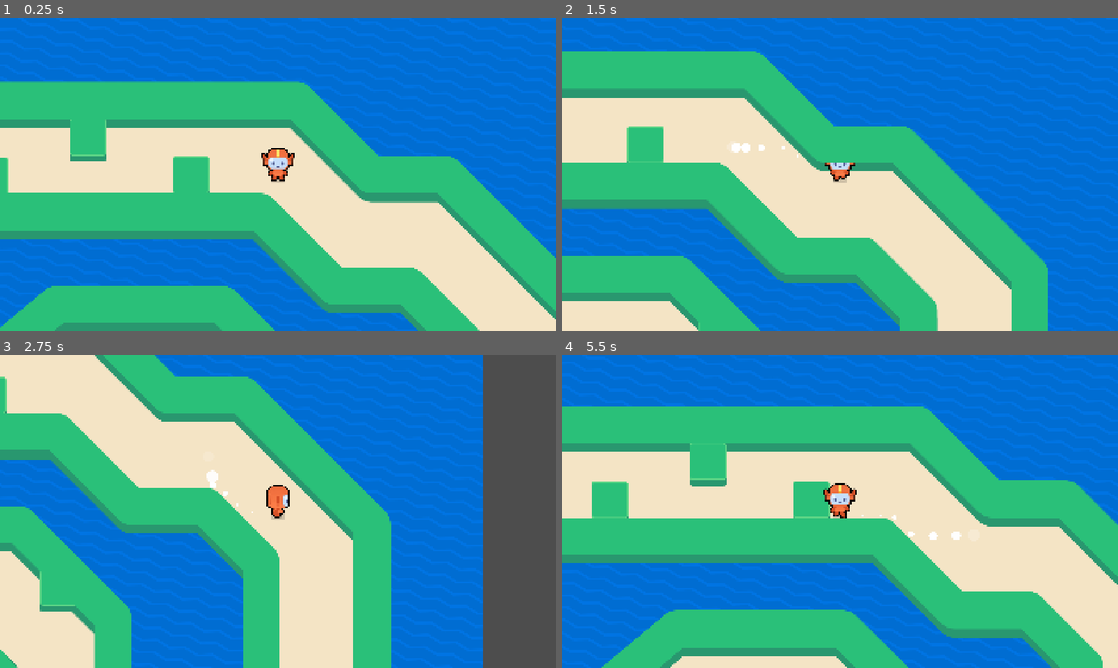
Above: before the commit, frames 1-4 (two rows, left to right).
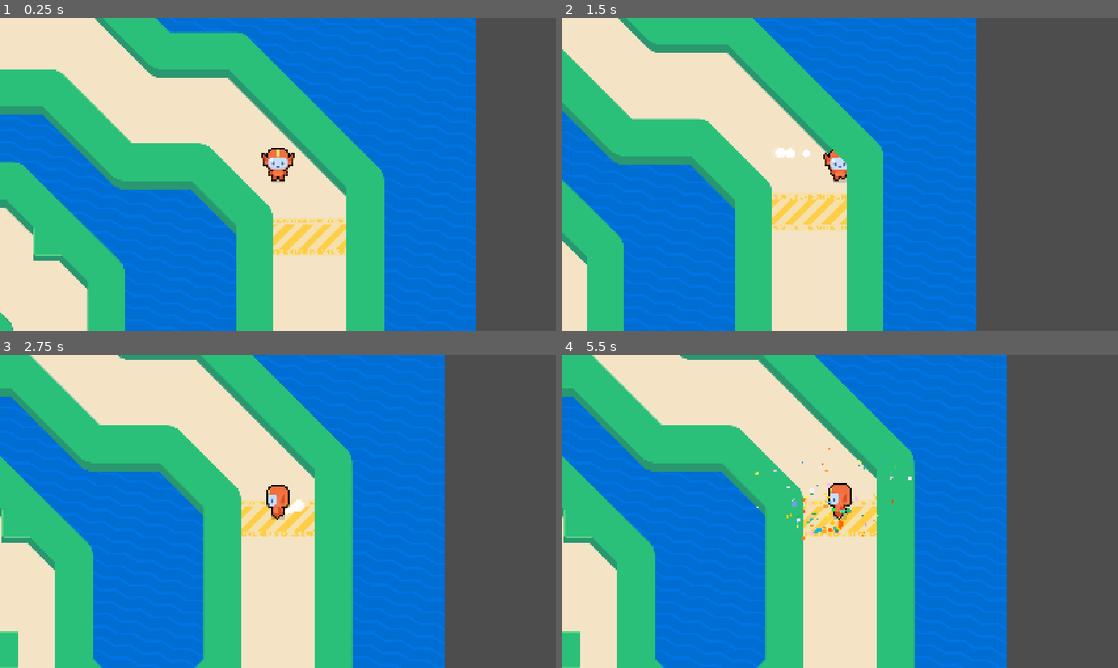
Above: after the commit, the same moments.

Repository: vilu350/M9-Top-Down-Movement
Game: Godot game, scene res://lessons/game.tscn
The game is run twice, just before and just after one commit, with the same random seed, the same clock (stepped at 60 frames per second) and the same inputs. The project has no main scene, so this scene is started directly.
Inputs (mouse positions are in pixels of both pictures, inside the frame that each line leads up to):
- Up to frame 1 (0.25 s): no input
- Up to frame 2 (1.5 s): tap Enter at 0.5 s; move the mouse to (962, 158) at 0.52 s; hold Right (move_right) 0.53-1.28 s; tap Z at 0.6, 1.35 s; click (962, 158) at 0.67 s; tap Space at 0.77 s; move the mouse to (728, 190) at 1.27 s; hold Down (move_down) from 1.28 s (still down); click (728, 190) at 1.42 s
- Up to frame 3 (2.75 s): tap Space at 1.52 s; move the mouse to (333, 442) at 2.02 s; release Down (move_down) at 2.03 s; hold Right (move_right) from 2.03 s (still down); tap Z at 2.1 s; click (333, 442) at 2.17 s
- Up to frame 4 (5.5 s): move the mouse to (812, 574) at 2.77 s; release Right (move_right) at 2.78 s; hold Up (move_up) 2.78-3.53 s; tap Z every 0.75 s from 2.85 to 5.1 s; click (812, 574) at 2.92 s; tap Space at 3.02, 3.77, 4.52 s; move the mouse to (1006, 558) at 3.52 s; hold Left (move_left) 3.53-5.03 s; click (1006, 558) at 3.67 s; move the mouse to (673, 464) at 4.27 s; click (673, 464) at 4.42 s; move the mouse to (867, 511) at 5.02 s; hold Down (move_down) from 5.03 s (still down); click (867, 511) at 5.17 s

The runs differ from the first frame. In frame 1, 67% of the frame differs, in the area x 0-100%, y 0-100%; in frame 2, 73%; in frame 3, 45%; in frame 4, 77%.

Commit message:
Finished M9L8

Diff:
--- a/assets/finish_line/finish_line.tscn
+++ b/assets/finish_line/finish_line.tscn
@@ -12,7 +12,7 @@
 [sub_resource type="ShaderMaterial" id="ShaderMaterial_ptikn"]
 shader = ExtResource("1_hf0wn")
 shader_parameter/finish_line_text = ExtResource("3_3rxgf")
-shader_parameter/shape_ratio = Vector2(1, 1)
+shader_parameter/shape_ratio = Vector2(2, 1)
 
 [node name="FinishLine" type="Area2D"]
 script = ExtResource("1_xsfq1")
@@ -40,6 +40,7 @@
 
 [node name="ConfettisArea" type="Marker2D" parent="."]
 unique_name_in_owner = true
+z_index = 1
 position = Vector2(0, 64)
 gizmo_extents = 50.0
 script = ExtResource("4_hv75v")
--- /dev/null
+++ b/lessons/game.gd
@@ -0,0 +1,26 @@
+extends Node2D
+
+@onready var _finish_line: FinishLine = %FinishLine
+
+
+func _ready() -> void:
+	_finish_line.body_entered.connect(func(body: Node) -> void:
+		if body is not Runner:
+			return
+		var runner := body as Runner
+
+		runner.set_physics_process(false)
+		var destination_position := (
+			_finish_line.global_position
+			+ Vector2(0, 64)
+		)
+
+		runner.walk_to(destination_position)
+		runner.walked_to.connect(
+			_finish_line.pop_confettis
+		)
+	)
+
+	_finish_line.confettis_finished.connect(
+		get_tree().reload_current_scene.call_deferred
+	)
--- a/lessons/game.tscn
+++ b/lessons/game.tscn
@@ -1,12 +1,15 @@
-[gd_scene load_steps=5 format=3 uid="uid://c62bk8cggi6yq"]
+[gd_scene load_steps=7 format=3 uid="uid://c62bk8cggi6yq"]
 
+[ext_resource type="Script" uid="uid://b3ch6il2xt8bb" path="res://lessons/game.gd" id="1_48faf"]
 [ext_resource type="PackedScene" uid="uid://p75euy1gcr34" path="res://lessons/runner.tscn" id="1_yasw7"]
 [ext_resource type="PackedScene" uid="uid://l5vkm11cgaib" path="res://lessons/simple_obstacle.tscn" id="2_4o7yg"]
 [ext_resource type="Texture2D" uid="uid://5vl7p0xb7nd8" path="res://assets/circuit_background.png" id="3_gkp25"]
 [ext_resource type="PackedScene" uid="uid://ctfrkukdhiywq" path="res://lessons/circuit.tscn" id="4_sepuf"]
+[ext_resource type="PackedScene" uid="uid://xl56q8amb611" path="res://assets/finish_line/finish_line.tscn" id="5_sepuf"]
 
 [node name="Game" type="Node2D"]
 y_sort_enabled = true
+script = ExtResource("1_48faf")
 
 [node name="CircuitBackground" type="Sprite2D" parent="."]
 z_index = -1
@@ -14,7 +17,7 @@
 metadata/_edit_lock_ = true
 
 [node name="Runner" parent="." instance=ExtResource("1_yasw7")]
-position = Vector2(509, -769)
+position = Vector2(1234, -316)
 
 [node name="SimpleObstacle" parent="." instance=ExtResource("2_4o7yg")]
 position = Vector2(386, 283)
@@ -39,3 +42,8 @@
 
 [node name="Circuit" parent="." instance=ExtResource("4_sepuf")]
 metadata/_edit_lock_ = true
+
+[node name="FinishLine" parent="." instance=ExtResource("5_sepuf")]
+unique_name_in_owner = true
+position = Vector2(1344, -190)
+area_width = 256
--- a/lessons/runner.gd
+++ b/lessons/runner.gd
@@ -1,4 +1,7 @@
+class_name Runner
 extends CharacterBody2D
+
+signal walked_to
 
 
 @export var max_speed := 600.0
@@ -32,3 +35,19 @@
 	else:
 		_runner_visual.animation_name = RunnerVisual.Animations.IDLE
 		_dust.emitting = false
+
+
+func walk_to(destination_global_position: Vector2) -> void:
+	var direction := global_position.direction_to(destination_global_position)
+	_runner_visual.angle = direction.orthogonal().angle()
+	_runner_visual.animation_name = RunnerVisual.Animations.WALK
+	_dust.emitting = true
+	var distance := global_position.distance_to(destination_global_position)
+	var duration := distance / (max_speed * 0.2)
+	var tween := create_tween()
+	tween.tween_property(self, "global_position", destination_global_position, duration)
+	tween.finished.connect(func():
+		_runner_visual.animation_name = RunnerVisual.Animations.IDLE
+		_dust.emitting = false
+		walked_to.emit()
+	)
--- a/lessons/runner.tscn
+++ b/lessons/runner.tscn
@@ -46,21 +46,23 @@
 
 [node name="Shadow" type="Sprite2D" parent="."]
 modulate = Color(0, 0, 0, 0.15686275)
-position = Vector2(7.1054274e-15, 15.000002)
+position = Vector2(0, -9.999985)
 scale = Vector2(0.515625, 0.515625)
 texture = ExtResource("2_ipi7s")
 
 [node name="Dust" type="GPUParticles2D" parent="."]
 unique_name_in_owner = true
-position = Vector2(0, 15)
+position = Vector2(0, -10)
 emitting = false
 texture = ExtResource("5_x5rx3")
 process_material = SubResource("ParticleProcessMaterial_cl8lt")
 
 [node name="CollisionShape2D" type="CollisionShape2D" parent="."]
+position = Vector2(0, -25)
 shape = SubResource("CircleShape2D_h1hi2")
 
 [node name="Camera2D" type="Camera2D" parent="."]
+position = Vector2(0, -25)
 
 [node name="SubViewport" type="SubViewport" parent="."]
 transparent_bg = true
@@ -73,5 +75,5 @@
 
 [node name="Sprite2D" type="Sprite2D" parent="."]
 material = SubResource("ShaderMaterial_x5rx3")
-position = Vector2(0, -30)
+position = Vector2(0, -55)
 texture = SubResource("ViewportTexture_cl8lt")
--- a/lessons/simple_obstacle.tscn
+++ b/lessons/simple_obstacle.tscn
@@ -8,10 +8,10 @@
 [node name="SimpleObstacle" type="StaticBody2D"]
 
 [node name="Sprite2D" type="Sprite2D" parent="."]
-position = Vector2(0, 74)
+position = Vector2(0, 53)
 texture = ExtResource("1_uln8b")
 
 [node name="CollisionShape2D" type="CollisionShape2D" parent="."]
-position = Vector2(0, 74.5)
+position = Vector2(0, 53.5)
 shape = SubResource("RectangleShape2D_xp5q6")
 debug_color = Color(0.8936335, 0.30190295, 0.29602078, 0.41960785)
Not shown, added: lessons/game.gd.uid
